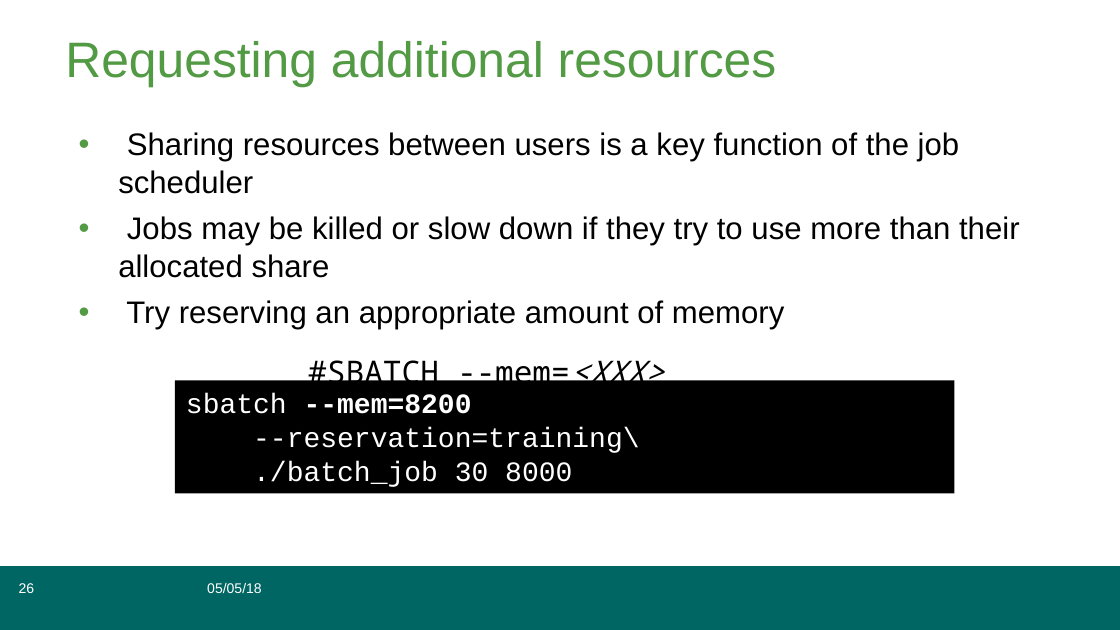
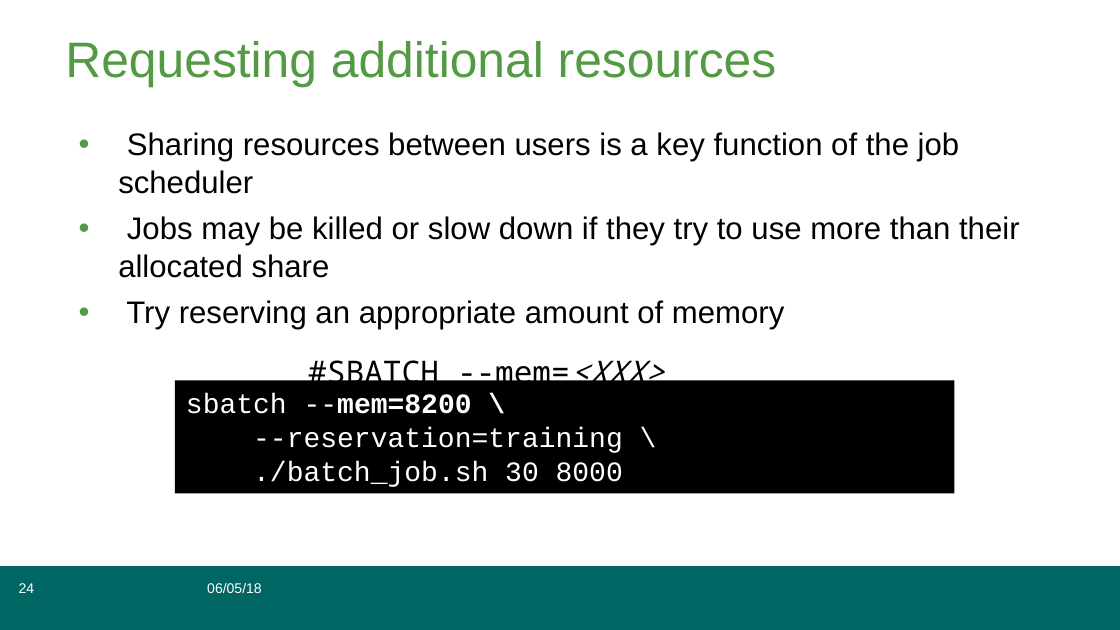
Before and after one commit to grimbough/embl_hpc, a slide deck: slide 24 of cluster_training2018.odp (slide 26 before the commit). Drawn at 1120x630 pixels with LibreOffice and Linux fonts; fonts in the diff are those of the drawing. Boxes give left, top, right and bottom in pixels: in the first picture for what was removed or moved away, otherwise in the second. Text is boxed around its words. In the diff, an @@ line names an element or a change of style, - is before the commit and + after.

```diff
--- a/cluster_training2018.odp
+++ b/cluster_training2018.odp
@@ text in rectangle at (186, 394, 623, 487): text changed @@
-sbatch --mem=8200
---reservation=training\
-./batch_job 30 8000
+sbatch --mem=8200 \
+--reservation=training \
+./batch_job.sh 30 8000
@@ page number at (19, 583, 35, 593): text changed @@
-26
+24
@@ text in free at (207, 583, 261, 593): text changed @@
-05/05/18
+06/05/18
```
Also in this commit, not shown: 77 other slides changed, 3 slides added, 5 slides removed.
